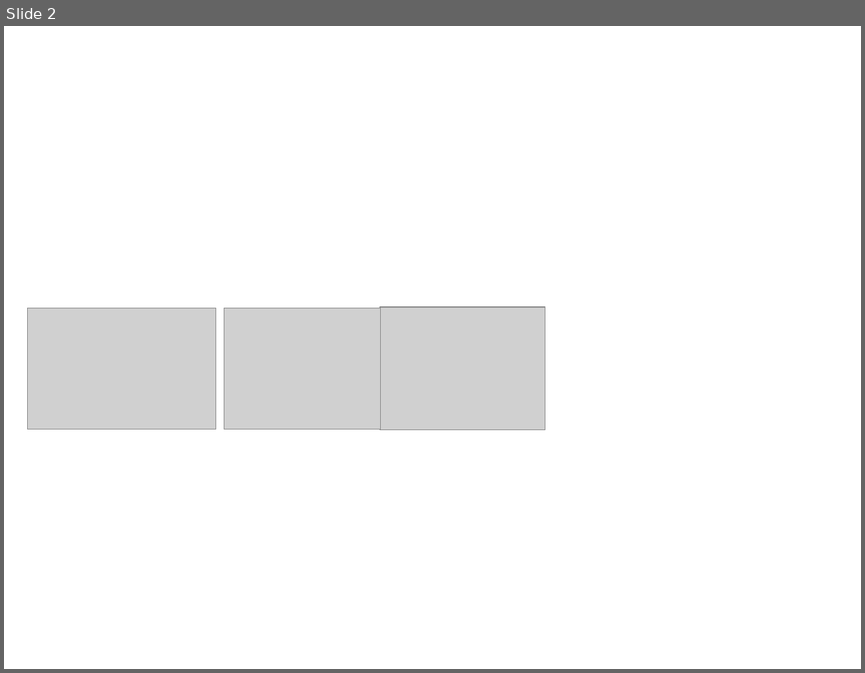
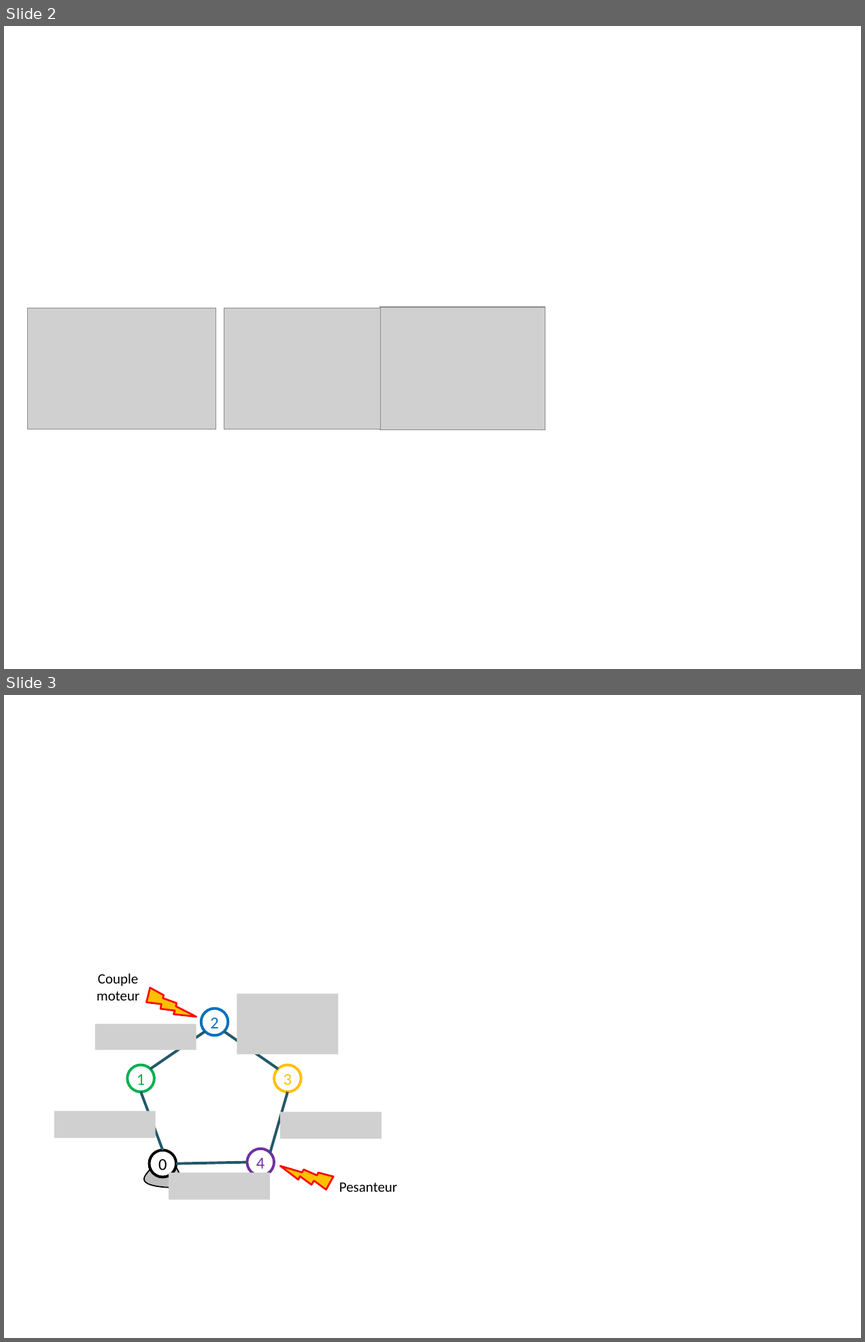
Before and after one commit to xpessoles/TP_Documents, a slide deck: Maxpid/EtudeMaxpid/images/Figures.pptx. Shown one above the other, each under a label of ours: slide 2 before the commit, slides 2 and 3 after it. The pictures are 865x673 and 865x1342 pixels, drawn with LibreOffice and Linux fonts; fonts in the diff are those of the drawing; grey boxes stand for pictures. Boxes give left, top, right and bottom in pixels: in the first picture for what was removed or moved away, otherwise in the second. Text is boxed around its words. In the diff, an @@ line names an element or a change of style, - is before the commit and + after.

```diff
--- a/Maxpid/EtudeMaxpid/images/Figures.pptx
+++ b/Maxpid/EtudeMaxpid/images/Figures.pptx
@@ slide 3 added at box(4, 695, 861, 1338), background #FFFFFF @@
@@ text added at box(96, 973, 139, 1000), 12 pt, text #000000 @@
+Couple moteur
@@ lightning bolt added at box(141, 977, 196, 1036), fill #FFC000, outline #FF0000 1.5 pt @@
@@ picture added at box(237, 993, 338, 1054) @@
@@ ellipse added at box(201, 1008, 228, 1035), fill #FFFFFF, outline #0070C0 2.25 pt, 14 pt, text #0070C0 @@
+2
@@ picture added at box(95, 1024, 196, 1050) @@
@@ line added from (205, 1031) to (150, 1068), #215968 2.25 pt @@
@@ line added from (278, 1068) to (224, 1031), #215968 2.25 pt @@
@@ ellipse added at box(127, 1064, 154, 1091), fill #FFFFFF, outline #00B050 2.25 pt, 14 pt, text #00B050 @@
+1
@@ ellipse added at box(274, 1064, 300, 1091), fill #FFFFFF, outline #FFC000 2.25 pt, 14 pt, text #FFC000 @@
+3
@@ line added from (162, 1150) to (141, 1091), #215968 2.25 pt @@
@@ line added from (271, 1153) to (288, 1091), #215968 2.25 pt @@
@@ picture added at box(54, 1110, 156, 1137) @@
@@ picture added at box(280, 1111, 381, 1138) @@
@@ freeform shape added at box(143, 1157, 181, 1187), fill #BFBFBF, outline #000000 1 pt @@
@@ ellipse added at box(149, 1150, 175, 1176), fill #FFFFFF, outline #000000 2.25 pt, 14 pt, text #000000 @@
+0
@@ line added from (176, 1164) to (247, 1162), #215968 2.25 pt @@
@@ ellipse added at box(247, 1149, 274, 1175), fill #FFFFFF, outline #7030A0 2.25 pt, 14 pt, text #7030A0 @@
+4
@@ lightning bolt added at box(281, 1158, 335, 1195), fill #FFC000, outline #FF0000 1.5 pt @@
@@ picture added at box(169, 1172, 270, 1199) @@
@@ text added at box(339, 1182, 397, 1191), 12 pt, text #000000 @@
+Pesanteur
```
Also in this commit, not shown: 1 slide changed, 8 other files.
